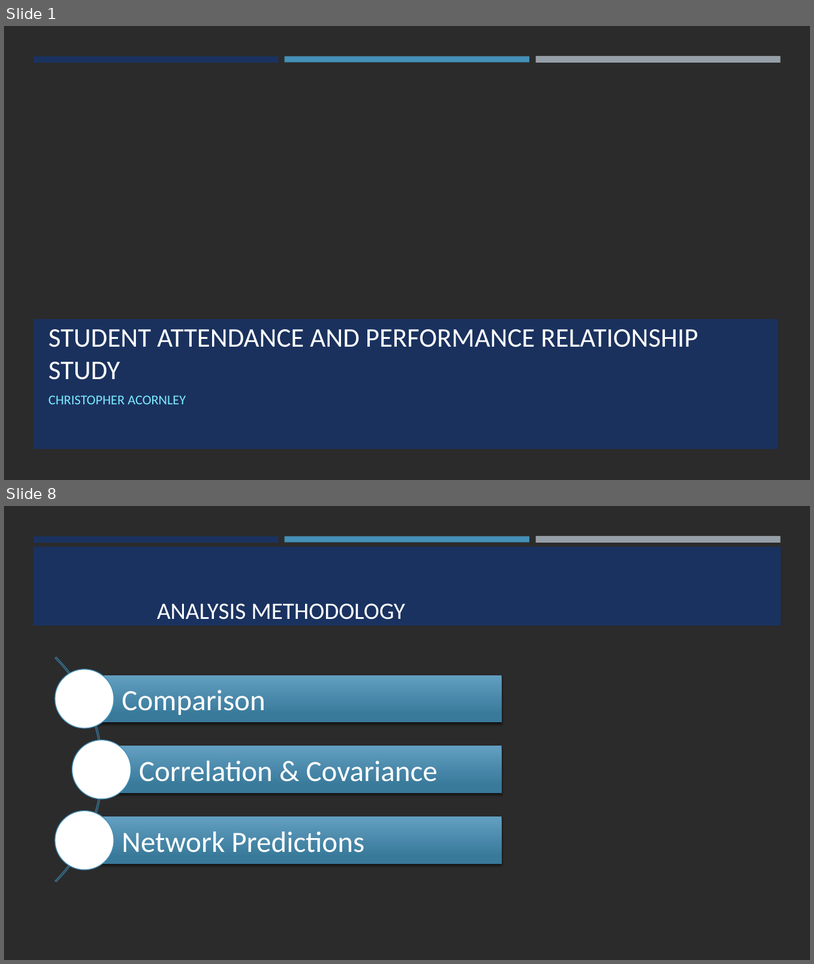
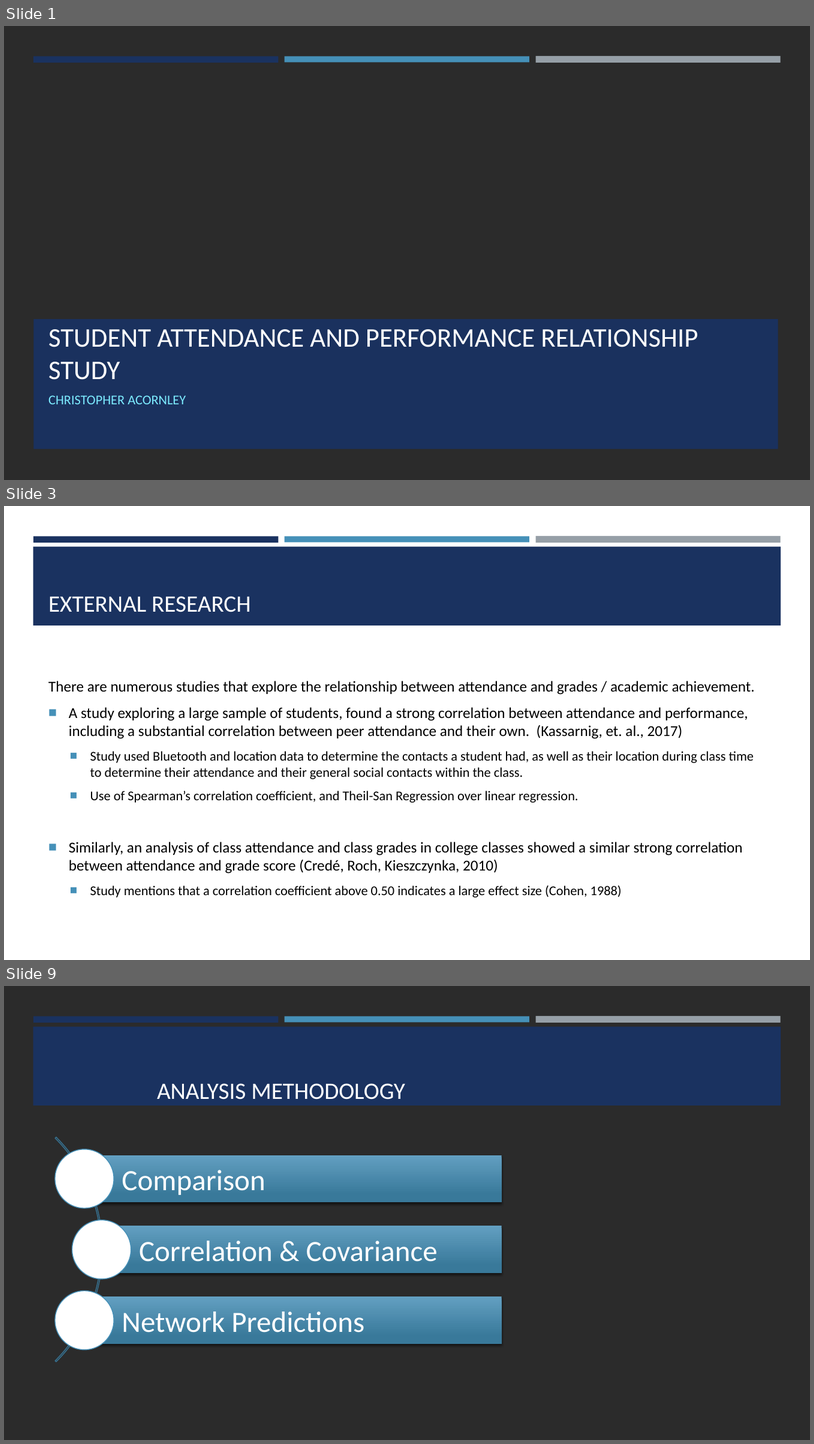
Before and after one commit to ChrisAcornleyPhD/CAP512Data, a slide deck: scripts/CAP512.pptx. Shown one above the other, each under a label of ours: slides 1 and 8 before the commit, slides 1, 3 and 9 after it; the slides between them are not shown. The pictures are 814x964 and 814x1444 pixels, drawn with LibreOffice and Linux fonts; fonts in the diff are those of the drawing; background and template pictures are left out; a plain dark background stands for a picture behind light text. Boxes give left, top, right and bottom in pixels: in the first picture for what was removed or moved away, otherwise in the second. Text is boxed around its words. In the diff, an @@ line names an element or a change of style, - is before the commit and + after.

```diff
--- a/scripts/CAP512.pptx
+++ b/scripts/CAP512.pptx
@@ slide 3 added at (x1=4, y1=506, x2=810, y2=960), background #FFFFFF; not listed: 4 template elements that a slide beside it also shows @@
@@ title added at (x1=48, y1=596, x2=251, y2=612), 28 pt, text #FFFFFF @@
+EXTERNAL RESEARCH
@@ text added at (x1=48, y1=681, x2=755, y2=897), 18 pt, text #000000 @@
+There are numerous studies that explore the relationship between attendance and grades / academic achievement.
+■ A study exploring a large sample of students, found a strong correlation between attendance and performance, including a substantial correlation between peer attendance and their own. (Kassarnig, et. al., 2017)
+  ■ Study used Bluetooth and location data to determine the contacts a student had, as well as their location during class time to determine their attendance and their general social contacts within the class.
+  ■ Use of Spearman’s correlation coefficient, and Theil-San Regression over linear regression.
+■ Similarly, an analysis of class attendance and class grades in college classes showed a similar strong correlation between attendance and grade score (Credé, Roch, Kieszczynka, 2010)
+  ■ Study mentions that a correlation coefficient above 0.50 indicates a large effect size (Cohen, 1988)
@@ what was slide 8 is now slide 9 @@
```
Also in this commit, not shown: 22 slides changed, 2 other slides added.
